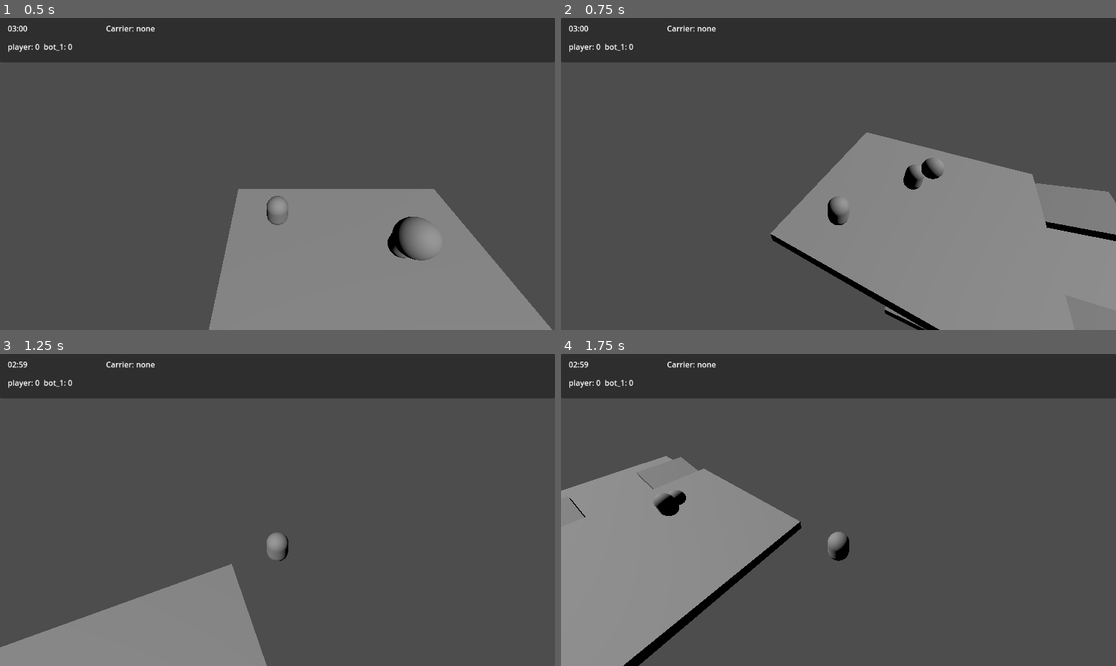
Above: before the commit, frames 1-4 (two rows, left to right).
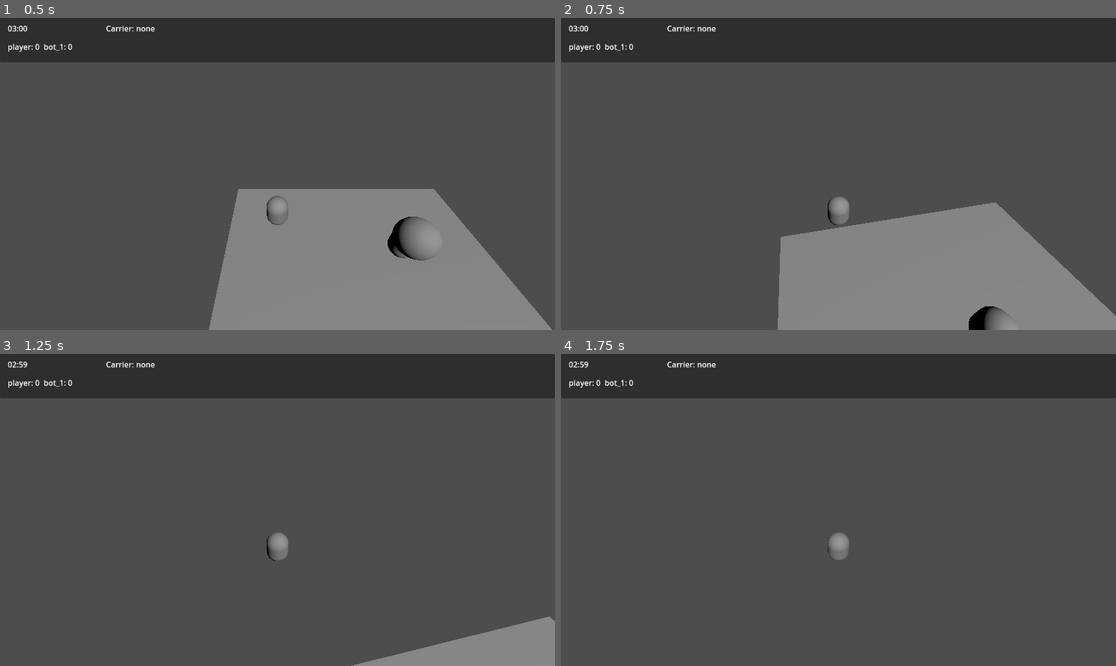
Above: after the commit, the same moments.

Repository: yanlinyi101/Head-your-majesty
Game: Godot game, scene res://scenes/Main.tscn
Same seed, same stepped clock (60 frames per second), same inputs: the game is played once before the commit and once after it.
Inputs (mouse positions are in pixels of both pictures, inside the frame that each line leads up to):
- Up to frame 1 (0.5 s): no input
- Up to frame 2 (0.75 s): move the mouse to (866, 174) at 0.52 s; press the mouse at (866, 174) at 0.53 s; hold W (move_forward) from 0.53 s (still down)
- Up to frame 3 (1.25 s): keep holding W (move_forward); tap Space (jump) at 0.77 s
- Up to frame 4 (1.75 s): keep holding W (move_forward); move the mouse to (810, 510) at 1.27 s; release the mouse at (810, 510) at 1.28 s; tap E (pickup_head) at 1.35 s; tap Space (jump) at 1.52 s

Frame 1 is identical in both runs. In frame 2, 17% of the frame differs, in the area x 37-100%, y 36-100%; in frame 3, 12%; in frame 4, 19%, in the area x 0-52%, y 32-100%.

Commit message:
fix: mouse yaw drives player facing, decouple camera from auto-rotate

Diff:
--- a/scripts/characters/character_actor.gd
+++ b/scripts/characters/character_actor.gd
@@ -65,7 +65,7 @@
 	var target_velocity := desired_direction * speed
 	velocity.x = move_toward(velocity.x, target_velocity.x, Tuning.PLAYER_ACCELERATION * delta)
 	velocity.z = move_toward(velocity.z, target_velocity.z, Tuning.PLAYER_ACCELERATION * delta)
-	if desired_direction.length() > 0.01:
+	if is_bot and desired_direction.length() > 0.01:
 		var target_basis := Transform3D().looking_at(-desired_direction, Vector3.UP).basis
 		global_basis = global_basis.slerp(target_basis, clampf(Tuning.PLAYER_TURN_SPEED * delta, 0.0, 1.0))
 
--- a/scripts/characters/player_controller.gd
+++ b/scripts/characters/player_controller.gd
@@ -23,14 +23,15 @@
 		actor.request_lunge()
 
 func _physics_process(_delta: float) -> void:
-	camera_pivot.rotation = Vector3(_pitch, _yaw, 0.0)
+	actor.rotation.y = _yaw
+	camera_pivot.rotation = Vector3(_pitch, 0.0, 0.0)
 	var input := Vector2.ZERO
 	input.y -= Input.get_action_strength("move_forward")
 	input.y += Input.get_action_strength("move_back")
 	input.x -= Input.get_action_strength("move_left")
 	input.x += Input.get_action_strength("move_right")
-	var forward := -camera_pivot.global_transform.basis.z
-	var right := camera_pivot.global_transform.basis.x
+	var forward := -actor.global_transform.basis.z
+	var right := actor.global_transform.basis.x
 	forward.y = 0.0
 	right.y = 0.0
 	var world_direction := (forward.normalized() * -input.y) + (right.normalized() * input.x)
